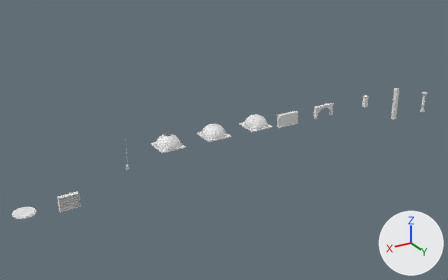
The Blender file art_src/kit/kit_hall.blend, before and after one commit.
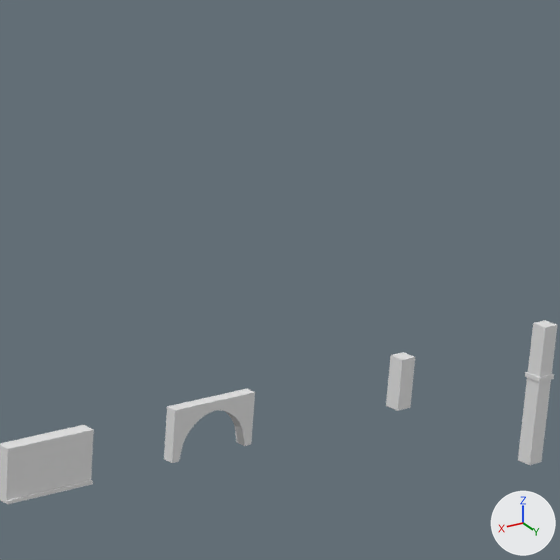
Old and new are each drawn from a 50 mm lens placed at (95.4, 40.8, 44.4), pointed at (32.0, -64.7, -8.4) and again close up on the part from 62% to 89% of the width and 6% to 50% of the height. Every picture has the same lights, and +X, +Y and +Z are marked at lower right. The last two pictures show the newer version. Objects named as collision shapes, trigger or cutter boxes, shadow casters or lower levels of detail are left out.

Objects in the first close-up: 'arcade_arch_4m__body-col', 'post_hall_pier__body-col', 'post_hall_pier_cap__body-col', 'wall_hall_band_4m__body-col', 'wall_hall_band_4m__tiles' and 2 more.
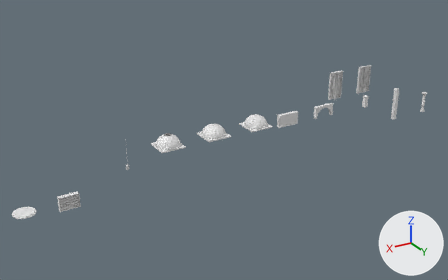
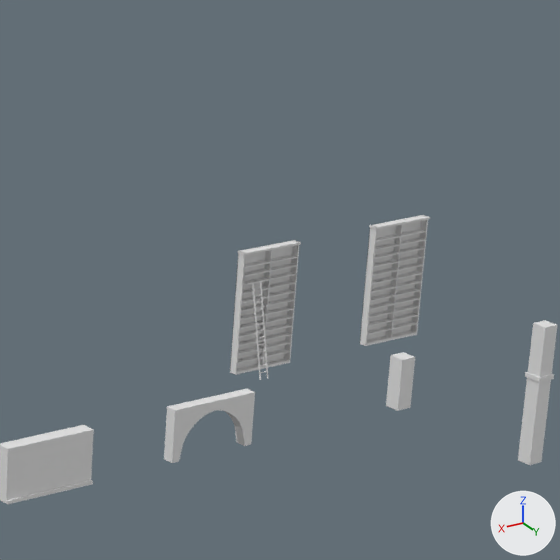
What differs and where, as boxes [x1, y1, x2, y2] in the close-ups (560 x 560 px):
```json
{"object": "case_wall_tall_ladder_4m__body-col", "change": "added", "after": [230, 240, 301, 375]}
{"object": "case_wall_tall_4m__body-col", "change": "added", "after": [360, 215, 430, 346]}
{"object": "case_wall_tall_ladder_4m__ladder", "change": "added", "after": [252, 281, 268, 380]}
{"object": "case_wall_tall_ladder_4m__rail", "change": "added", "after": [244, 273, 297, 285]}
```

Edits to the scene script, one JSON object a line:
```json
{"op": "add", "block": "me_case_wall_tall_ladder_4m__ladder_001", "code": ["me_case_wall_tall_ladder_4m__ladder_001 = bpy.data.meshes.new('case_wall_tall_ladder_4m__ladder.001')", "me_case_wall_tall_ladder_4m__ladder_001.from_pydata(...)  # 120 vertices, 90 faces; spans x 2.66..3.14, y 1.0..2.03, z 0.0..4.45", "me_case_wall_tall_ladder_4m__ladder_001.materials.append(mat_wood)  # white #e7e7e7"]}
{"op": "add", "block": "me_case_wall_tall_ladder_4m__rail_001", "code": ["me_case_wall_tall_ladder_4m__rail_001 = bpy.data.meshes.new('case_wall_tall_ladder_4m__rail.001')", "me_case_wall_tall_ladder_4m__rail_001.from_pydata(...)  # a box spanning x 0.45..3.55, y 0.96..0.99, z 4.38..4.42; a box spanning x 0.48..0.52, y 0.87..0.99, z 4.36..4.44; a box spanning x 1.98..2.02, y 0.87..0.99, z 4.36..4.44; a box spanning x 3.48..3.52, y 0.87..0.99, z 4.36..4.44", "me_case_wall_tall_ladder_4m__rail_001.materials.append(mat_brass)  # white #e7e7e7"]}
{"op": "add", "block": "me_case_wall_tall_ladder_4m__body_col_001", "code": ["me_case_wall_tall_ladder_4m__body_col_001 = bpy.data.meshes.new('case_wall_tall_ladder_4m__body-col.001')", "me_case_wall_tall_ladder_4m__body_col_001.from_pydata(...)  # 144 vertices, 108 faces; spans x 0.31..3.69, y 0.46..0.93, z 0.0..5.9", "me_case_wall_tall_ladder_4m__body_col_001.materials.append(mat_wood)  # white #e7e7e7"]}
{"op": "add", "block": "ob_case_wall_tall_ladder_4m__ladder", "code": ["ob_case_wall_tall_ladder_4m__ladder = bpy.data.objects.new('case_wall_tall_ladder_4m__ladder', me_case_wall_tall_ladder_4m__ladder_001)", "ob_case_wall_tall_ladder_4m__ladder.parent = ob_m_case_wall_tall_ladder_4m", "ob_case_wall_tall_ladder_4m__ladder.location = (0.0, 0.0, 0.0)"]}
{"op": "add", "block": "ob_m_case_wall_tall_ladder_4m", "code": ["ob_m_case_wall_tall_ladder_4m = bpy.data.objects.new('M_case_wall_tall_ladder_4m', None)", "ob_m_case_wall_tall_ladder_4m.location = (8.0, -56.0, 0.0)"]}
{"op": "add", "block": "ob_case_wall_tall_ladder_4m__rail", "code": ["ob_case_wall_tall_ladder_4m__rail = bpy.data.objects.new('case_wall_tall_ladder_4m__rail', me_case_wall_tall_ladder_4m__rail_001)", "ob_case_wall_tall_ladder_4m__rail.parent = ob_m_case_wall_tall_ladder_4m", "ob_case_wall_tall_ladder_4m__rail.location = (0.0, 0.0, 0.0)"]}
{"op": "add", "block": "ob_case_wall_tall_ladder_4m__body_col", "code": ["ob_case_wall_tall_ladder_4m__body_col = bpy.data.objects.new('case_wall_tall_ladder_4m__body-col', me_case_wall_tall_ladder_4m__body_col_001)", "ob_case_wall_tall_ladder_4m__body_col.parent = ob_m_case_wall_tall_ladder_4m", "ob_case_wall_tall_ladder_4m__body_col.location = (0.0, 0.0, 0.0)"]}
{"op": "add", "block": "ob_case_wall_tall_4m__body_col", "code": ["ob_case_wall_tall_4m__body_col = bpy.data.objects.new('case_wall_tall_4m__body-col', me_case_wall_tall_ladder_4m__body_col_001.copy())", "ob_case_wall_tall_4m__body_col.parent = ob_m_case_wall_tall_4m", "ob_case_wall_tall_4m__body_col.location = (0.0, 0.0, 0.0)"]}
{"op": "add", "block": "ob_m_case_wall_tall_4m", "code": ["ob_m_case_wall_tall_4m = bpy.data.objects.new('M_case_wall_tall_4m', None)", "ob_m_case_wall_tall_4m.location = (0.0, -56.0, 0.0)"]}
```
